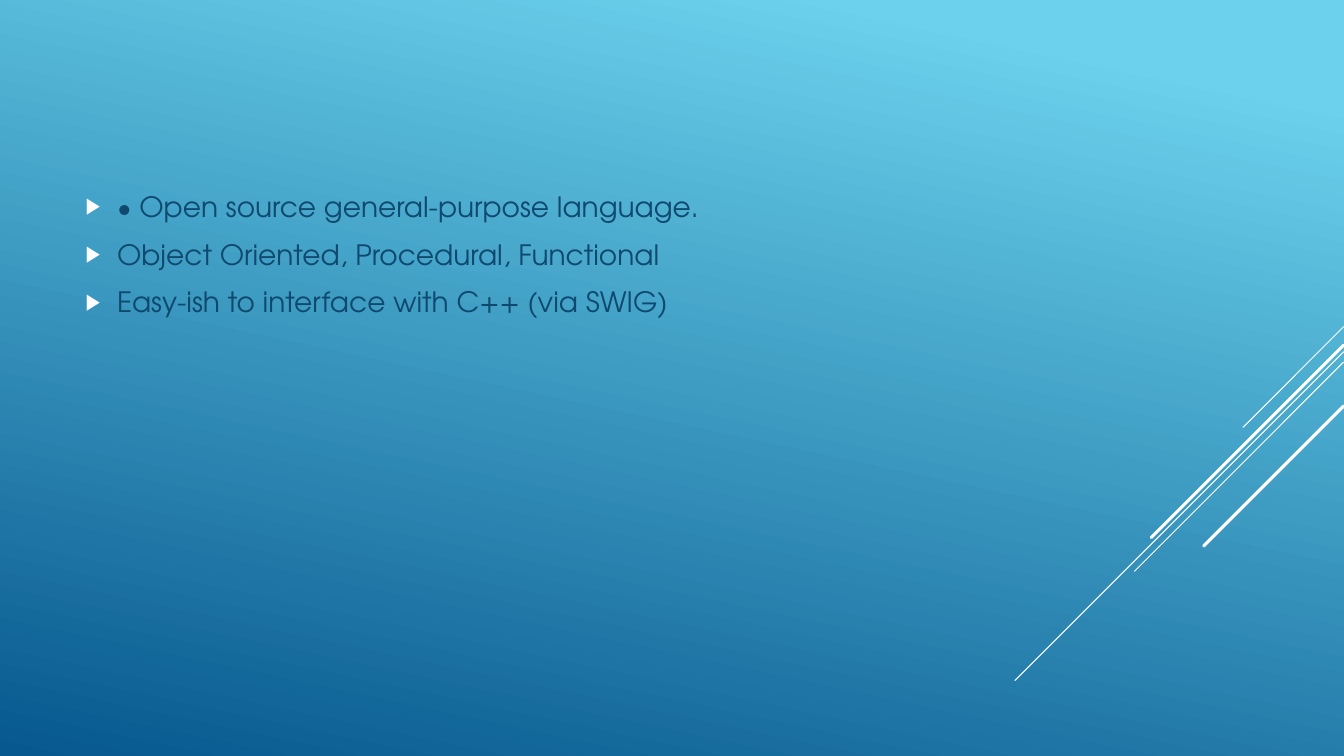
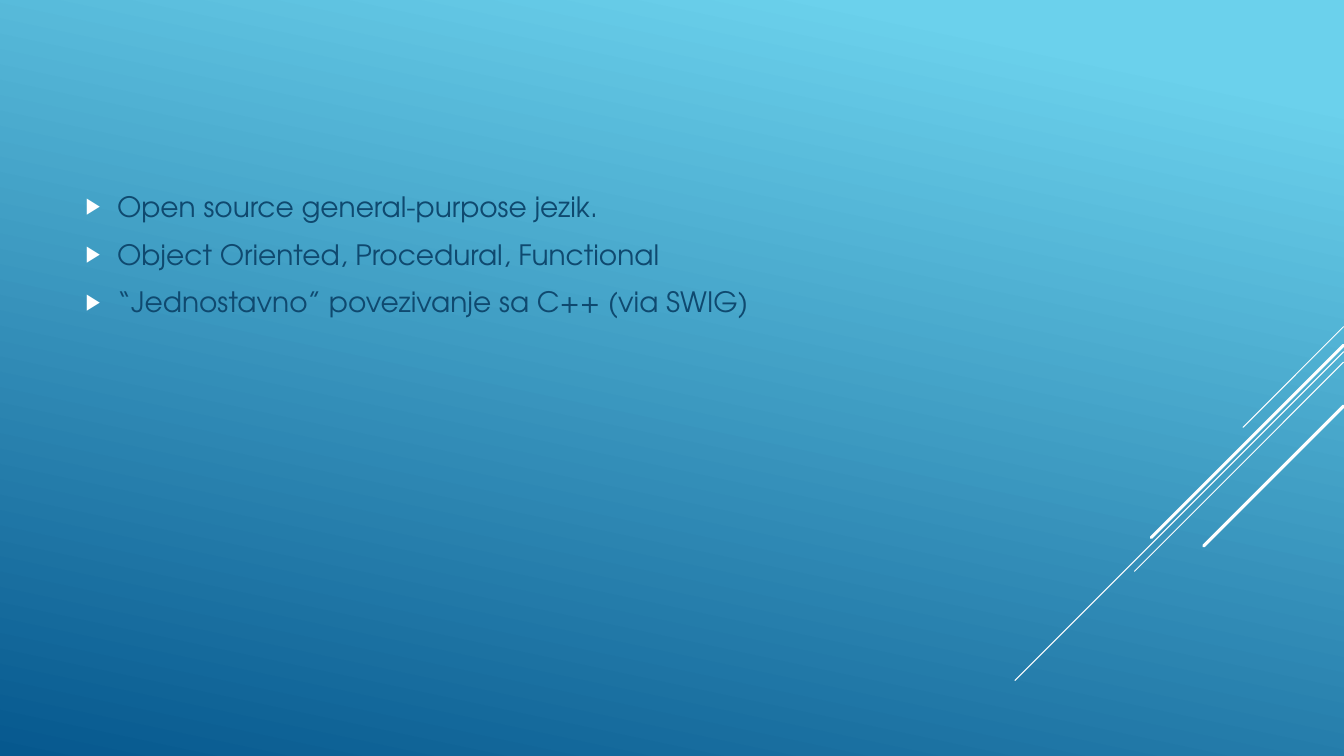
Before and after one commit to ivan95603/Blok2018, a slide deck: slide 3 of PythonPredavanje/Python.pptx. Drawn at 1344x756 pixels with LibreOffice and Linux fonts; fonts in the diff are those of the drawing. Boxes give left, top, right and bottom in pixels: in the first picture for what was removed or moved away, otherwise in the second. Text is boxed around its words. In the diff, an @@ line names an element or a change of style, - is before the commit and + after.

```diff
--- a/PythonPredavanje/Python.pptx
+++ b/PythonPredavanje/Python.pptx
@@ text at [117,196,598,223]: text changed @@
-▶ • Open source general-purpose language.
+▶ Open source general-purpose jezik.
@@ text at [117,291,748,318]: text changed @@
-▶ Easy-ish to interface with C++ (via SWIG)
+▶ “Jednostavno” povezivanje sa C++ (via SWIG)
```
Also in this commit, not shown: 1 other slide changed, 4 slides added, 6 other files.
